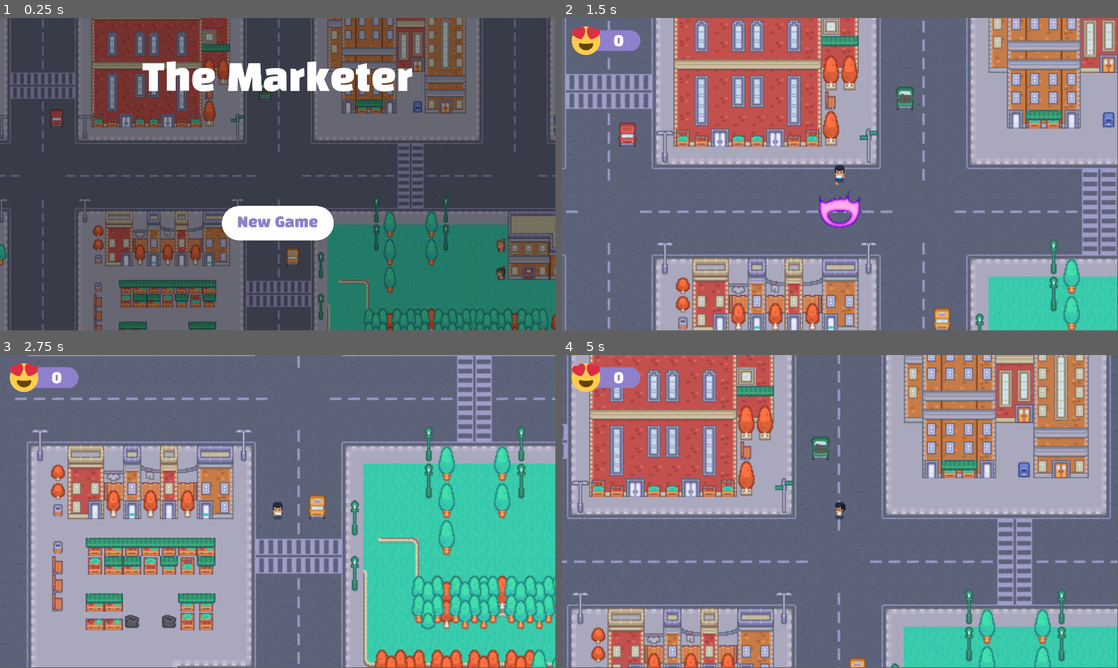
Above: before the commit, frames 1-4 (two rows, left to right).
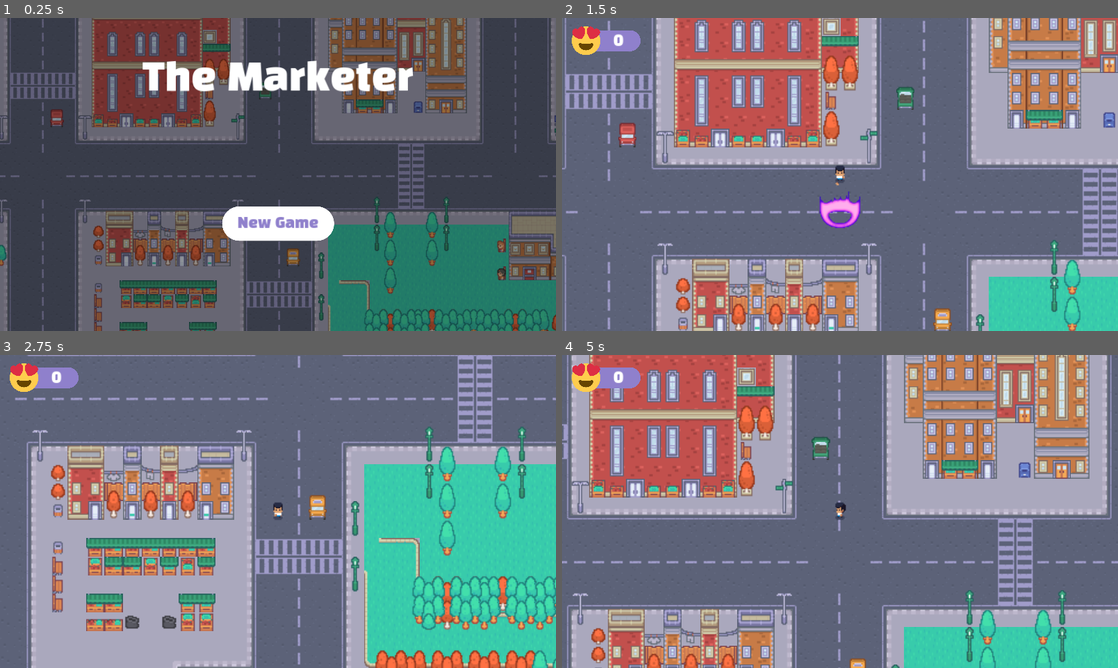
Above: after the commit, the same moments.

Repository: madeleineostoja/the-marketer
Game: Godot game, scene res://scenes/title/title.tscn
The game is run twice, just before and just after one commit, with the same random seed, the same clock (stepped at 60 frames per second) and the same inputs. After the commit the project has no main scene; this scene is started directly in both runs.
Inputs (mouse positions are in pixels of both pictures, inside the frame that each line leads up to):
- Up to frame 1 (0.25 s): no input
- Up to frame 2 (1.5 s): click "New Game" at 0.5 s; tap Enter at 1.25 s; move the mouse to (962, 158) at 1.27 s; press the mouse at (962, 158) at 1.28 s; hold Right (right) from 1.28 s (still down)
- Up to frame 3 (2.75 s): move the mouse to (166, 527) at 2.02 s; release Right (right) at 2.03 s; release the mouse at (166, 527) at 2.03 s; hold Down (down) from 2.03 s (still down); tap Space (roll) at 2.1 s
- Up to frame 4 (5 s): move the mouse to (895, 442) at 2.77 s; release Down (down) at 2.78 s; hold Right (right) 2.78-3.53 s; hold Right mouse button (secondary_attack) 2.78-3.53 s; move the mouse to (812, 574) at 3.52 s; hold Up (up) 3.53-4.28 s; click (812, 574) at 3.6 s; move the mouse to (1006, 558) at 4.27 s; hold Left (left) from 4.28 s (still down); hold Space (roll) from 4.28 s (still down)
In our replay, the window is 799x449 before the commit and 800x450 after it. These sizes can differ from the game's own. Grey fills any space a smaller window leaves; there, only what the larger window draws over its background counts as a difference.

The runs differ from the first frame. In frame 1, 5.3% of the frame differs, in the area x 0-100%, y 0-100%; in frame 2, 7.4%; in frame 3, 6.3%; in frame 4, 8.2%.

Commit message:
change viewport scaling

Diff:
--- a/project.godot
+++ b/project.godot
@@ -13,8 +13,8 @@
 config/name="The Marketer"
 config/description="In a world gone mad with angry consumers, only one person can save us!
 
-The Marketer drops you into this world, where you must use your weapons of marketing campaigns to convert angry mobs into happy customers. Find brand tracking power ups to increase your effectiveness, and survive as long as you can"
-run/main_scene="res://scenes/title/title.tscn"
+The Marketer is an arcade-style horde survival game, where you play a marketer in a world gone mad with angry consumers. Use your joint performance and brand marketing weapons to convert them to happy customers, and survive."
+run/main_scene="res://scenes/menu/menu.tscn"
 config/features=PackedStringArray("4.2", "Forward Plus")
 boot_splash/bg_color=Color(1, 1, 1, 1)
 boot_splash/image="res://assets/splash.png"
@@ -24,11 +24,18 @@
 [autoload]
 
 Global="*res://state/global.gd"
+SceneManager="*res://addons/scene_manager/SceneManager.tscn"
 
 [display]
 
 window/size/viewport_width=1920
 window/size/viewport_height=1080
+window/stretch/mode="canvas_items"
+window/stretch/aspect="expand"
+
+[editor_plugins]
+
+enabled=PackedStringArray("res://addons/scene_manager/plugin.cfg")
 
 [gui]
 
